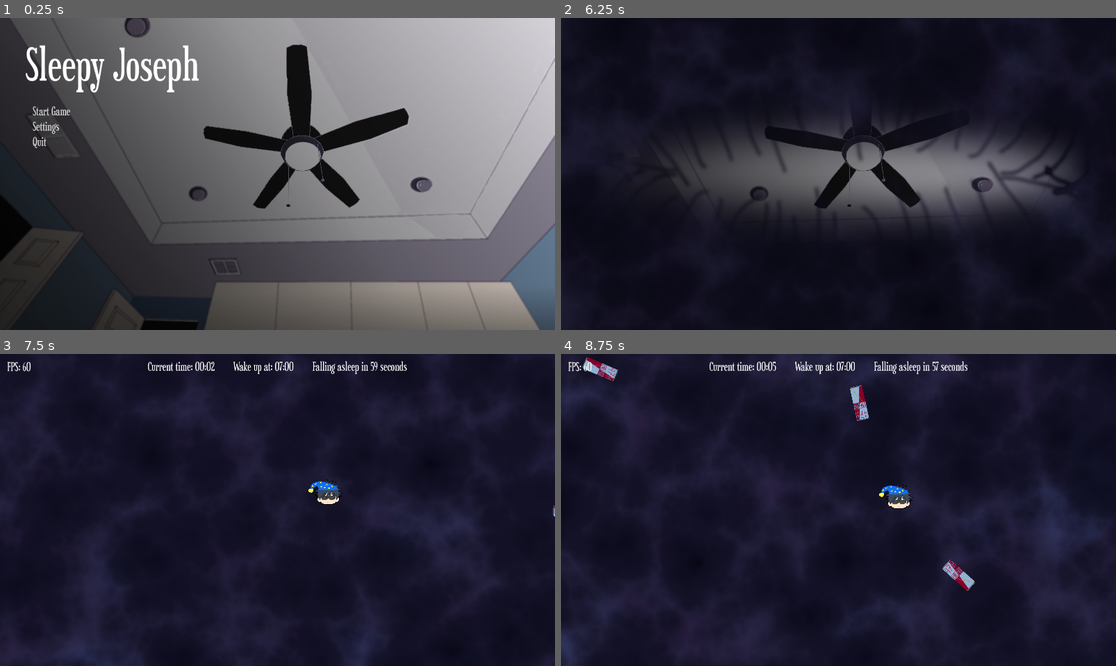
Above: before the commit, frames 1-4 (two rows, left to right).
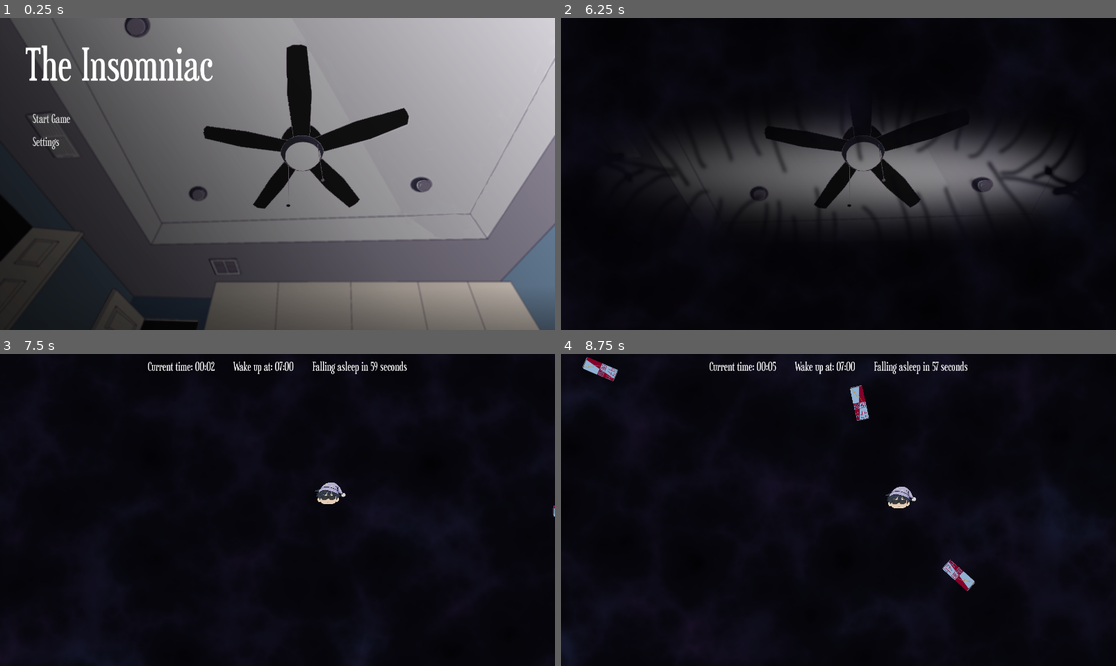
Above: after the commit, the same moments.

Repository: PatrikS24/GMTK26
Game: Godot game, scene res://state/main_state.tscn
Same seed, same stepped clock (60 frames per second), same inputs: the game is played once before the commit and once after it.
Inputs:
- Up to frame 1 (0.25 s): no input
- Up to frame 2 (6.25 s): click "Start Game" at 0.5 s; hold Right (ui_right) 1.28-2.03 s; hold Down (ui_down) 2.03-2.78 s; tap Enter at 2.75 s; hold Right (ui_right) 2.78-3.53 s; tap Space at 3.5 s; hold Up (ui_up) 3.53-4.28 s; hold Left (ui_left) 4.28-5.78 s; hold Down (ui_down) from 5.78 s (still down)
- Up to frame 3 (7.5 s): release Down (ui_down) at 6.53 s; hold Right (ui_right) 6.53-7.28 s; hold Up (ui_up) from 7.28 s (still down)
- Up to frame 4 (8.75 s): release Up (ui_up) at 8.03 s; hold Right (ui_right) from 8.03 s (still down)

The runs differ from the first frame. In frame 1, 1.9% of the frame differs, in the area x 4-39%, y 8-43%; in frame 2, 1.5%; in frame 3, 63%; in frame 4, 65%, in the area x 0-100%, y 0-100%.

Commit message:
adjusted for web

Diff:
--- a/aoe_attack.gd
+++ b/aoe_attack.gd
@@ -1,13 +1,13 @@
 extends Attack
 
+@export var min_distance = 450
+@export var max_distance = 2500
 
 func spawn_weapons():
-	var min_distance = 450
-	var distance = 2500
 	var weapons: Array[Weapon] = []
 	for i in range(weapons_per_attack):
 		var weapon = _create_weapon()
-		var rand_spawn_pos = manager.player.global_position + Vector2.from_angle(randf() * 2 * PI) * randi_range(min_distance, distance)
+		var rand_spawn_pos = manager.player.global_position + Vector2.from_angle(randf() * 2 * PI) * randi_range(min_distance, max_distance)
 		weapon.global_position = rand_spawn_pos
 		var valid := true
 		for aoe in weapons:
--- a/attacks/attack_manager.gd
+++ b/attacks/attack_manager.gd
@@ -3,22 +3,27 @@
 @export var player: Node2D
 @export var spawn_circle_radius: int = 700
 @export var attacks: Array[Attack]
+@export var power_ups: Array[Attack]
 
 @onready var do_new_attack_timer: Timer = $DoNewAttackTimer
+@onready var spawn_powerups_timer: Timer = $SpawnPowerupsTimer
 
 var last_attack: int = -1
 
 func start_spawning():
 	if do_new_attack_timer.paused == true:
 		do_new_attack_timer.paused = false
+		spawn_powerups_timer.paused = false
 
 	if do_new_attack_timer.is_stopped():
 		do_new_attack_timer.start()
+		spawn_powerups_timer.start()
 		_on_do_new_attack_timer_timeout()
 
 
 func stop_spawning():
 	do_new_attack_timer.paused = true
+	spawn_powerups_timer.paused = true
 
 func _on_do_new_attack_timer_timeout() -> void:
 	if MainState.state != MainState.GameState.IN_GAME:
@@ -33,6 +38,12 @@
 	last_attack = index
 	attacks[index].spawn_weapons()
 
+func _on_spawn_powerups_timer_timeout() -> void:
+	if MainState.state != MainState.GameState.IN_GAME:
+		spawn_powerups_timer.stop()
+		return
+	var index = randi() % power_ups.size()
+	power_ups[index].spawn_weapons()
 
 func get_rand_spawn_pos_circle(distance_from_player: int = spawn_circle_radius) -> Vector2:
 	return player.global_position + Vector2.from_angle(randf() * 2 * PI).normalized() * distance_from_player
--- a/attacks/attack_manager.tscn
+++ b/attacks/attack_manager.tscn
@@ -6,10 +6,12 @@
 [ext_resource type="PackedScene" uid="uid://c78jj0wpn8527" path="res://attacks/wave_attack.tscn" id="4_7pmqf"]
 [ext_resource type="PackedScene" uid="uid://7ravxterucx1" path="res://attacks/laser_attack.tscn" id="5_7pmqf"]
 [ext_resource type="PackedScene" uid="uid://cxwwd5fd8sla3" path="res://attacks/aoe_attack.tscn" id="6_eekh4"]
+[ext_resource type="PackedScene" uid="uid://d0rl3i0awhnf7" path="res://attacks/weapons/power_ups/melatonin_power_up.tscn" id="7_kkwr8"]
 
-[node name="AttackManager" type="Node" unique_id=976077207 node_paths=PackedStringArray("attacks")]
+[node name="AttackManager" type="Node" unique_id=976077207 node_paths=PackedStringArray("attacks", "power_ups")]
 script = ExtResource("1_ovlrm")
 attacks = [NodePath("Attacks/AimedAttack"), NodePath("Attacks/HomeingAttack"), NodePath("Attacks/WaveAttack"), NodePath("Attacks/LaserAttack"), NodePath("Attacks/AoeAttack")]
+power_ups = [NodePath("PowerUps/MelatoninPowerUp")]
 
 [node name="Attacks" type="Node" parent="." unique_id=1975528073]
 
@@ -26,9 +28,24 @@
 manager = NodePath("../..")
 
 [node name="AoeAttack" parent="Attacks" unique_id=1834953694 node_paths=PackedStringArray("manager") instance=ExtResource("6_eekh4")]
+min_distance = 450
+max_distance = 2500
 manager = NodePath("../..")
+
+[node name="PowerUps" type="Node" parent="." unique_id=291798023]
+
+[node name="MelatoninPowerUp" parent="PowerUps" unique_id=1471740857 node_paths=PackedStringArray("manager") instance=ExtResource("6_eekh4")]
+min_distance = 1500
+max_distance = 2500
+manager = NodePath("../..")
+weapon_type = ExtResource("7_kkwr8")
+weapons_per_attack = 2
 
 [node name="DoNewAttackTimer" type="Timer" parent="." unique_id=478730614]
 wait_time = 3.5
 
+[node name="SpawnPowerupsTimer" type="Timer" parent="." unique_id=286268091]
+wait_time = 15.0
+
 [connection signal="timeout" from="DoNewAttackTimer" to="." method="_on_do_new_attack_timer_timeout"]
+[connection signal="timeout" from="SpawnPowerupsTimer" to="." method="_on_spawn_powerups_timer_timeout"]
--- /dev/null
+++ b/attacks/weapons/power_ups/melatonin_power_up.tscn
@@ -0,0 +1,28 @@
+[gd_scene format=3 uid="uid://d0rl3i0awhnf7"]
+
+[ext_resource type="PackedScene" uid="uid://dmyyllapefm3q" path="res://attacks/weapons/base_weapon.tscn" id="1_2hrla"]
+[ext_resource type="Script" uid="uid://bso8a0h3xlpk5" path="res://melatonin_power_up.gd" id="2_miqus"]
+[ext_resource type="Script" uid="uid://cs5fivl2lu513" path="res://attacks/weapons/pulsing_size.gd" id="3_miqus"]
+[ext_resource type="Texture2D" uid="uid://ghp0q1u0fqt5" path="res://assets/sprites/melatonin.png" id="3_qvsuw"]
+
+[sub_resource type="RectangleShape2D" id="RectangleShape2D_miqus"]
+size = Vector2(42.18506, 80.54502)
+
+[sub_resource type="Curve" id="Curve_2hrla"]
+_limits = [1.0, 1.5, 0.0, 1.0]
+_data = [Vector2(0, 1), 0.0, 0.0, 0, 0, Vector2(0.50583655, 1.2553192), 0.0, 0.0, 0, 0, Vector2(1, 1), 0.0, 0.0, 0, 0]
+point_count = 3
+
+[node name="MelatoninPowerUp" unique_id=1300584643 instance=ExtResource("1_2hrla")]
+script = ExtResource("2_miqus")
+
+[node name="CollisionShape2D" parent="." index="0" unique_id=1645104309]
+position = Vector2(0, -4.5722453e-07)
+shape = SubResource("RectangleShape2D_miqus")
+
+[node name="Sprite2D" parent="." index="1" unique_id=1983737595]
+scale = Vector2(0.145, 0.145)
+texture = ExtResource("3_qvsuw")
+script = ExtResource("3_miqus")
+curve = SubResource("Curve_2hrla")
+actual_scale = Vector2(0.145, 0.145)
--- a/attacks/weapons/pulsing_size.gd
+++ b/attacks/weapons/pulsing_size.gd
@@ -4,7 +4,7 @@
 
 
 var time := 0.0
-var speed = 1.5
+@export var speed = 1.5
 @export var actual_scale: Vector2 = Vector2(0.25, 0.25)
 
 func _physics_process(delta):
--- /dev/null
+++ b/melatonin_power_up.gd
@@ -0,0 +1,11 @@
+extends Weapon
+
+
+
+func _physics_process(_delta: float) -> void:
+	pass
+
+func apply_damage(body: Node2D, delta: float = 1.0):
+	if body.has_method("get_countdown"):
+		var countdown = body.get_countdown() as Countdown
+		countdown.remove_time(damage * delta)
--- a/player/countdown.gd
+++ b/player/countdown.gd
@@ -33,6 +33,7 @@
 func remove_time(time: float):
 	var remaining = timer.time_left
 	remaining -= time
+	remaining = clampf(remaining, 0.001, 10000.0)
 	timer.start(remaining)
 
 func restart_timer():
--- a/project.godot
+++ b/project.godot
@@ -13,7 +13,7 @@
 config/name="GMTK26"
 run/main_scene="uid://bhft2qtf3ls2o"
 config/features=PackedStringArray("4.7", "Forward Plus")
-config/icon="res://icon.svg"
+config/icon="uid://bapkqn66y58se"
 
 [autoload]
 
--- /dev/null
+++ b/state/camera_shaker.gd
@@ -0,0 +1,26 @@
+extends Camera2D
+
+@export var decay := 100.0
+@export var speed := 25.0
+
+var strength := 0.0
+var noise := FastNoiseLite.new()
+var time := 0.0
+
+func _ready():
+	noise.seed = randi()
+	noise.frequency = 1.0
+	MainState.damageDealt.connect(shake)
+
+func _process(delta):
+	time += delta * speed
+
+	strength = move_toward(strength, 0.0, decay * delta)
+
+	offset = Vector2(
+		noise.get_noise_2d(time, 0.0),
+		noise.get_noise_2d(0.0, time)
+	) * strength
+
+func shake():
+	strength = max(strength, 50)
--- a/state/main_state.tscn
+++ b/state/main_state.tscn
@@ -4,6 +4,7 @@
 [ext_resource type="PackedScene" uid="uid://currq2cjuv0k2" path="res://player/player.tscn" id="1_k6isv"]
 [ext_resource type="Script" uid="uid://v6udstsolhh7" path="res://state/state_manager.gd" id="1_omdrj"]
 [ext_resource type="Script" uid="uid://qxv5v0stm1gx" path="res://player/camera_controller.gd" id="3_06sgl"]
+[ext_resource type="Script" uid="uid://bl344q422jrm0" path="res://state/camera_shaker.gd" id="4_fmsqh"]
 [ext_resource type="Theme" uid="uid://dnanbo7x5db5t" path="res://ui/base_theme.tres" id="5_yycia"]
 [ext_resource type="Script" uid="uid://df85u7q31c1ld" path="res://state/hud.gd" id="6_4180k"]
 [ext_resource type="Script" uid="uid://x5iopploffcn" path="res://state/main_menu.gd" id="7_y8htd"]
@@ -82,10 +83,10 @@
 shader_parameter/detail = 5
 shader_parameter/roughness = 0.394000018715
 shader_parameter/lacunarity = 2.494000070965
-shader_parameter/edge_color = Color(0.17941675, 0.16744915, 0.29896355, 1)
-shader_parameter/background_color = Color(0.009564192, 0.009560853, 0.05744821, 1)
-shader_parameter/perlin_edge_color = Color(0.2473068, 0.30388558, 0.531288, 1)
-shader_parameter/perlin2_edge_color = Color(0.19206914, 0.13494182, 0.27731588, 1)
+shader_parameter/edge_color = Color(0.07240591, 0.066161506, 0.13777179, 1)
+shader_parameter/background_color = Color(0, 0, 0, 1)
+shader_parameter/perlin_edge_color = Color(0.12115369, 0.15909585, 0.29642427, 1)
+shader_parameter/perlin2_edge_color = Color(0.11571392, 0.07623913, 0.1748819, 1)
 shader_parameter/eyelid_texture = ExtResource("15_givkh")
 shader_parameter/room_texture = ExtResource("13_5whs4")
 shader_parameter/perlin_scale = 0.50000002049012
@@ -170,6 +171,7 @@
 target = NodePath("../Player")
 
 [node name="Camera2D" type="Camera2D" parent="Game/CameraController" unique_id=1101314332]
+script = ExtResource("4_fmsqh")
 
 [node name="AttackManager" parent="Game" unique_id=976077207 node_paths=PackedStringArray("player") instance=ExtResource("1_06sgl")]
 player = NodePath("../Player")
@@ -196,7 +198,7 @@
 offset_right = 534.0
 offset_bottom = 259.0
 theme_override_font_sizes/font_size = 150
-text = "Sleepy Joseph"
+text = "The Insomniac"
 
 [node name="VBoxContainer" type="VBoxContainer" parent="UI/CanvasLayer/MainMenu" unique_id=1111725625]
 layout_mode = 1
@@ -217,7 +219,9 @@
 alignment = 0
 
 [node name="QuitButton" type="Button" parent="UI/CanvasLayer/MainMenu/VBoxContainer" unique_id=479171875]
-layout_mode = 2
+visible = false
+layout_mode = 2
+disabled = true
 text = "Quit"
 alignment = 0
 
@@ -234,6 +238,7 @@
 player = NodePath("../../../Game/Player")
 
 [node name="FpsLabel" type="Label" parent="UI/CanvasLayer/HUD" unique_id=1594056062]
+visible = false
 layout_mode = 0
 offset_left = 25.0
 offset_top = 22.0
@@ -296,7 +301,9 @@
 text = "Main menu"
 
 [node name="QuitButton" type="Button" parent="UI/CanvasLayer/PauseMenu/VBoxContainer" unique_id=584817619]
-layout_mode = 2
+visible = false
+layout_mode = 2
+disabled = true
 text = "Quit"
 
 [node name="GameOverScreen" type="Control" parent="UI/CanvasLayer" unique_id=1483480784 node_paths=PackedStringArray("player")]
--- a/state/music_manager.gd
+++ b/state/music_manager.gd
@@ -16,3 +16,9 @@
 		music_player.stream = playlist[song]
 		music_player.play()
 		current_song_index = song
+
+func pause_music():
+	music_player.stream_paused = true
+
+func unpause_music():
+	music_player.stream_paused = false
--- a/state/state_manager.gd
+++ b/state/state_manager.gd
@@ -43,6 +43,7 @@
 	game_over_screen.visible = false
 	settings_menu.visible = false
 	attack_manager.stop_spawning()
+	music_manager.unpause_music()
 	music_manager.play_song(MusicManager.Song.MAIN_MENU)
 
 func on_cutscene():
@@ -66,7 +67,9 @@
 	attack_manager.start_spawning()
 	if background_controller.eye_openness > 0.1:
 		background_controller.close_eyes()
+	music_manager.unpause_music()
 	music_manager.play_song(MusicManager.Song.IN_GAME)
+
 
 func on_pause():
 	game.visible = false
@@ -78,6 +81,7 @@
 	settings_menu.visible = false
 	attack_manager.stop_spawning()
 	background_controller.open_eyes()
+	music_manager.pause_music()
 
 func on_game_over():
 	game.visible = false
Binary file added: assets/sprites/melatonin.png
Not shown, added: assets/sprites/melatonin.png.import
Binary file changed: assets/sprites/player_sprite.png
Not shown, added: build/the_insomniac_web/index.apple-touch-icon.png.import
Not shown, added: build/the_insomniac_web/index.icon.png.import
Not shown, added: build/the_insomniac_web/index.png.import
Not shown, added: export_presets.cfg
Not shown, added: melatonin_power_up.gd.uid
Not shown, added: state/camera_shaker.gd.uid
Not shown, added: build/the_insomniac_linux.zip
Not shown, added: build/the_insomniac_web.zip
Not shown, added: build/the_insomniac_web/index.apple-touch-icon.png
(and 9 more such lines)
